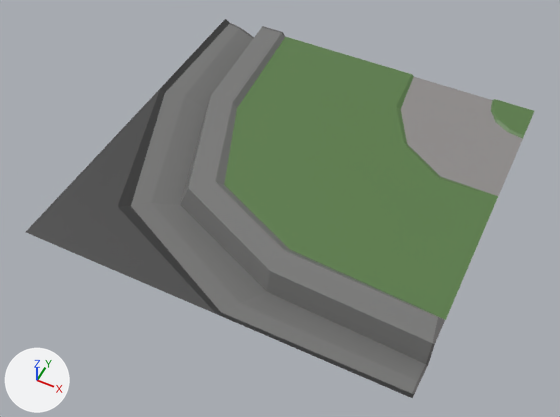
Renders of the FBX model Assets/Packages/PolygonTown/Models/Environment/SM_Env_Sidewalk_Corner_01.fbx from each side of a commit.
The view is the same before and after, from a 50 mm camera at (5.52, -4.08, 7.27) aimed at (2.45, 2.06, -0.41). Lighting does not change. The marker at lower left points along +X, +Y and +Z. Where no turn or scale is listed for an object, it has been applied to the vertices.

Objects in the first picture: 'SM_Env_Sidewalk_Corner_01'.
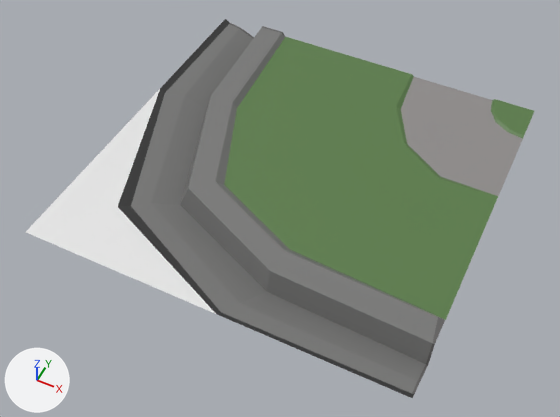
What changed in the scene script:
```text
Add mat_material_001:
    mat_material_001 = principled_material('Material.001')
    mat_material_001.base_color = (0.8, 0.8, 0.8)  # white #e7e7e7
Change me_mesh:
    where me_mesh.from_pydata(...)  # 67 vertices, 60 faces; spans x 0.0..5.0, y 0.0..5.0, z -0.23..0.07
    used by ob_sm_env_sidewalk_corner_01; location = (0.0, 0.0, 0.0)
    me_mesh part 1: all 2 faces centred in x 0.26..1.15, y 0.28..1.3, z 0.0 switch from mat_lowwall1_lambert2sg1 (picture img_polygontown_texture_01_a_png) to mat_material_001 (white #e7e7e7)
```

Boxes (x1, y1, x2, y2) around the edits, measured in the pictures (560 x 417 px):
part 1 of me_mesh, recoloured (grey to white)
    both: (26, 89, 216, 314)
